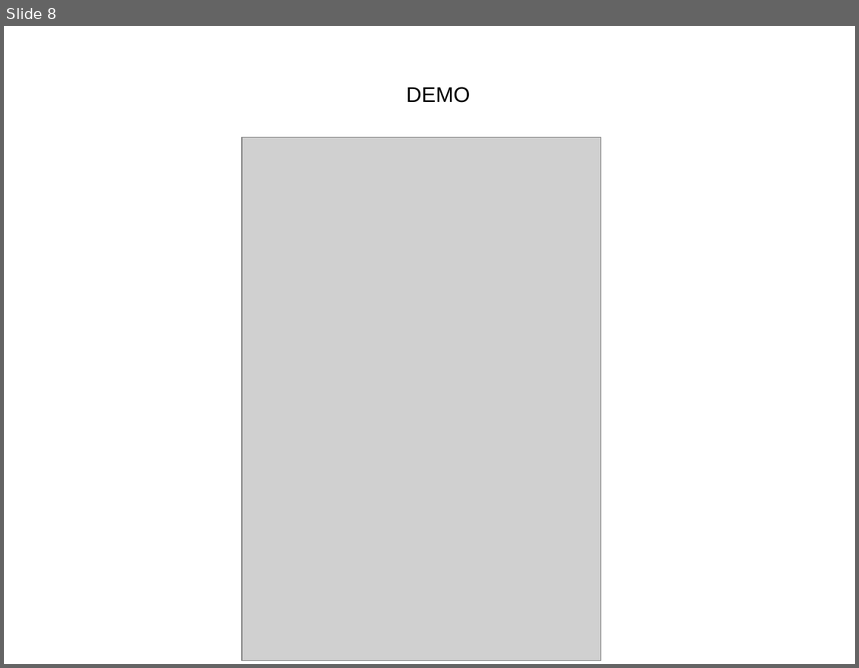
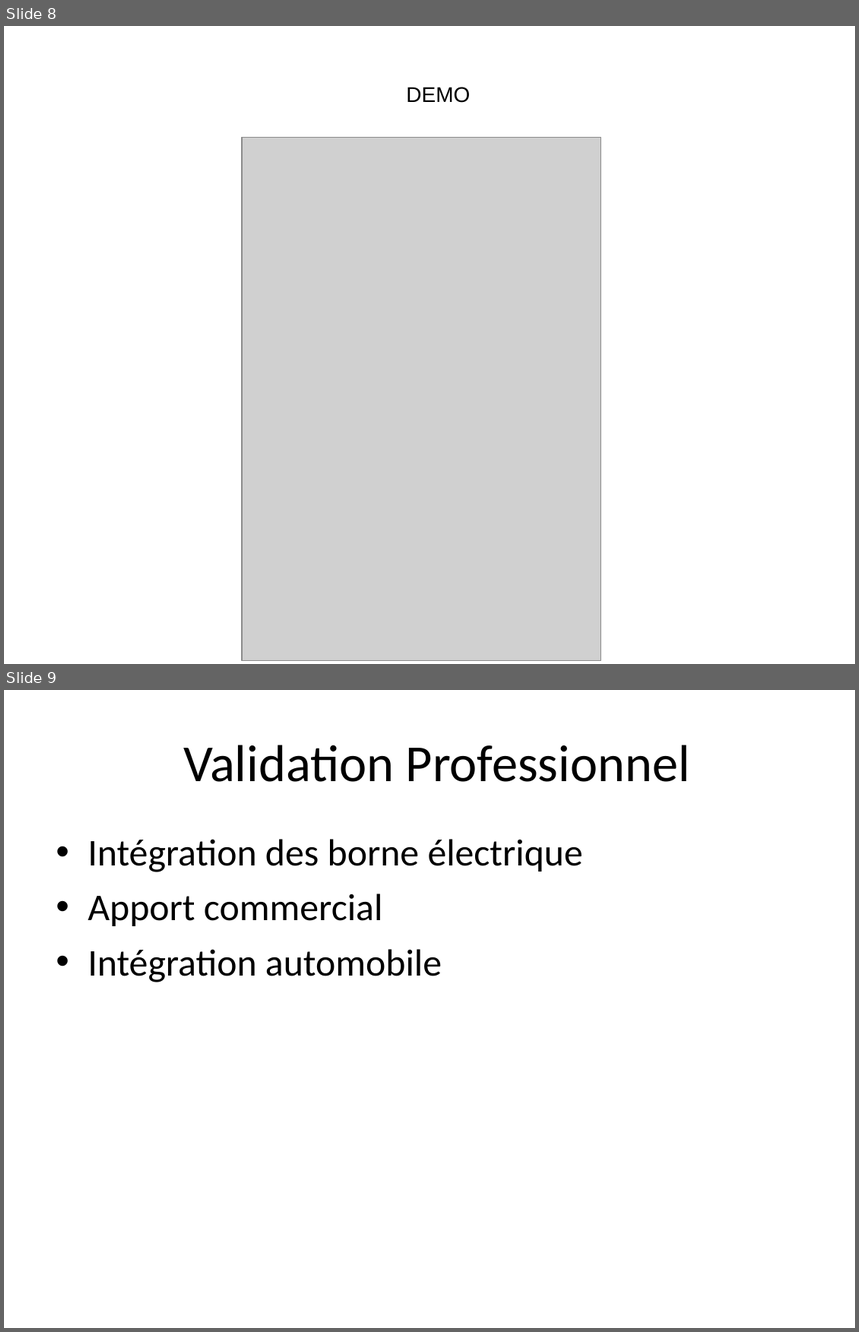
Before and after one commit to gestinronan/Projet-BMA, a slide deck: Documents/ppt-final.ppt. Shown one above the other, each under a label of ours: slide 8 before the commit, slides 8 and 9 after it. The pictures are 859x668 and 859x1332 pixels, drawn with LibreOffice and Linux fonts; fonts in the diff are those of the drawing; grey boxes stand for pictures; background and template pictures are left out. Boxes give left, top, right and bottom in pixels: in the first picture for what was removed or moved away, otherwise in the second. Text is boxed around its words. In the diff, an @@ line names an element or a change of style, - is before the commit and + after.

```diff
--- a/Documents/ppt-final.ppt
+++ b/Documents/ppt-final.ppt
@@ slide 9 added at [4,690,855,1328], background picture (left out) @@
@@ title added at [183,745,690,782], 44 pt, text #000000 @@
+Validation Professionnel
@@ text added at [88,839,583,983], 32 pt, text #000000 @@
+• Intégration des borne électrique
+• Apport commercial
+• Intégration automobile
```
Also in this commit, not shown: 2 slides changed, 1 other file.
